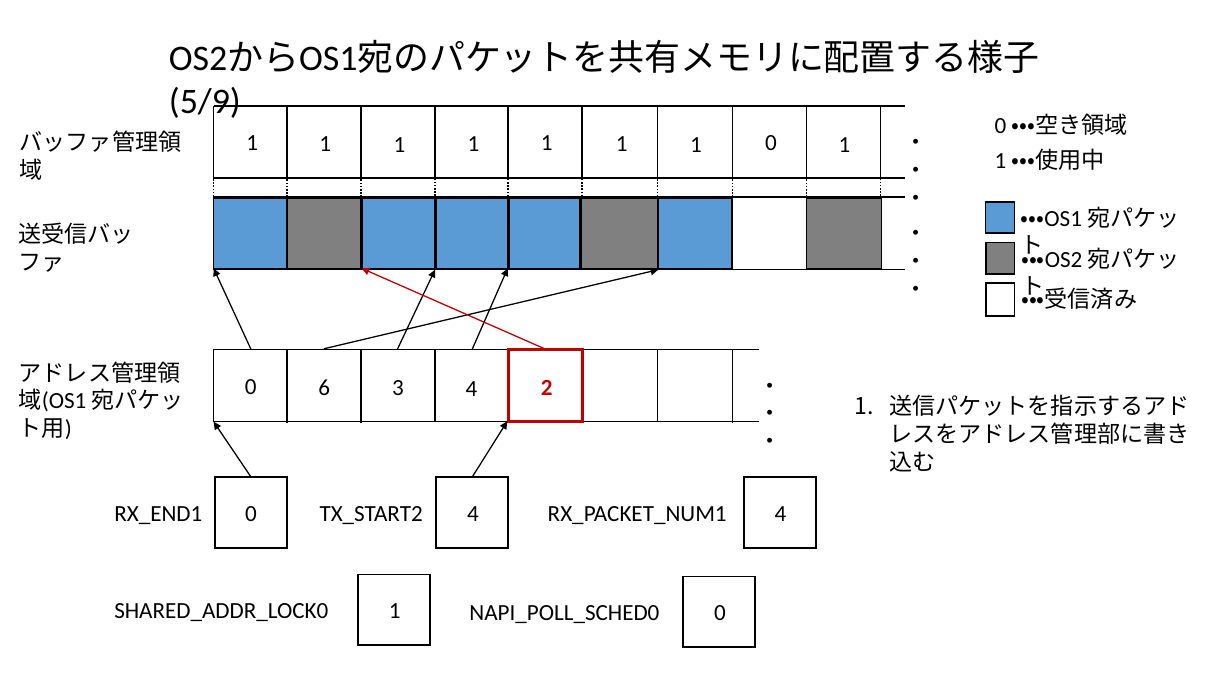
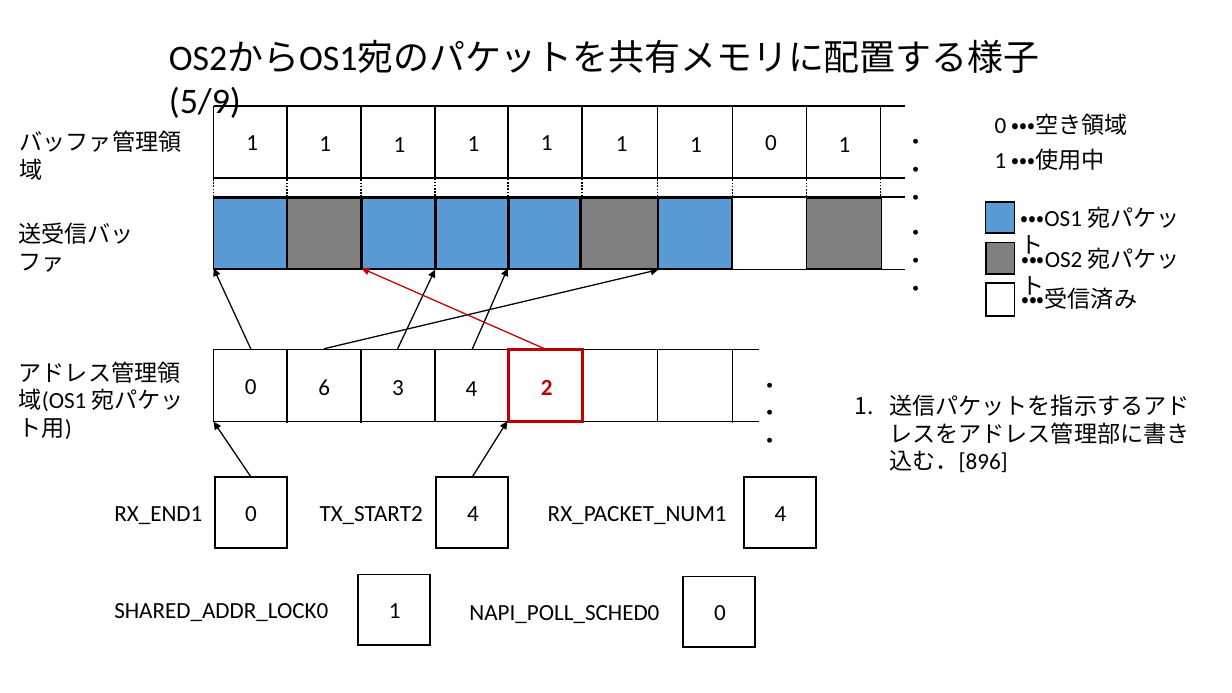
Before and after one commit to yoshida-shu/materials, a slide deck: slide 6 of snull.pptx. Drawn at 1232x693 pixels with LibreOffice and Linux fonts; fonts in the diff are those of the drawing. Boxes give left, top, right and bottom in pixels: in the first picture for what was removed or moved away, otherwise in the second. Text is boxed around its words. In the diff, an @@ line names an element or a change of style, - is before the commit and + after.

```diff
--- a/snull.pptx
+++ b/snull.pptx
@@ text at [889, 394, 1189, 472]: text changed @@
-1. 送信パケットを指示するアドレスをアドレス管理部に書き込む
+1. 送信パケットを指示するアドレスをアドレス管理部に書き込む．[896]
```
Also in this commit, not shown: 15 other slides changed, 1 other file.
